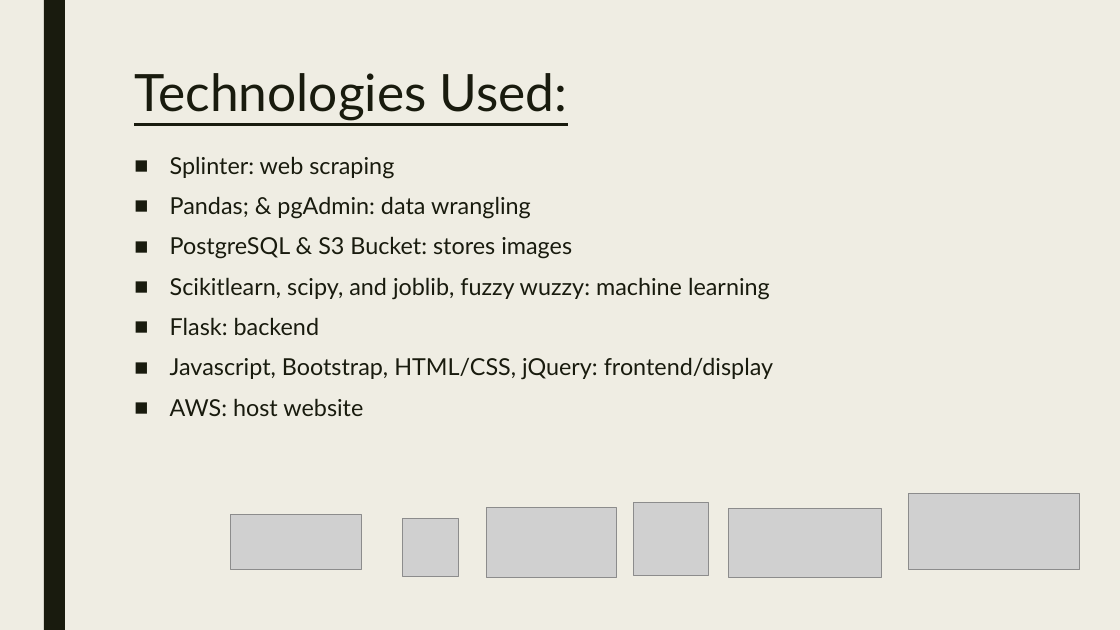
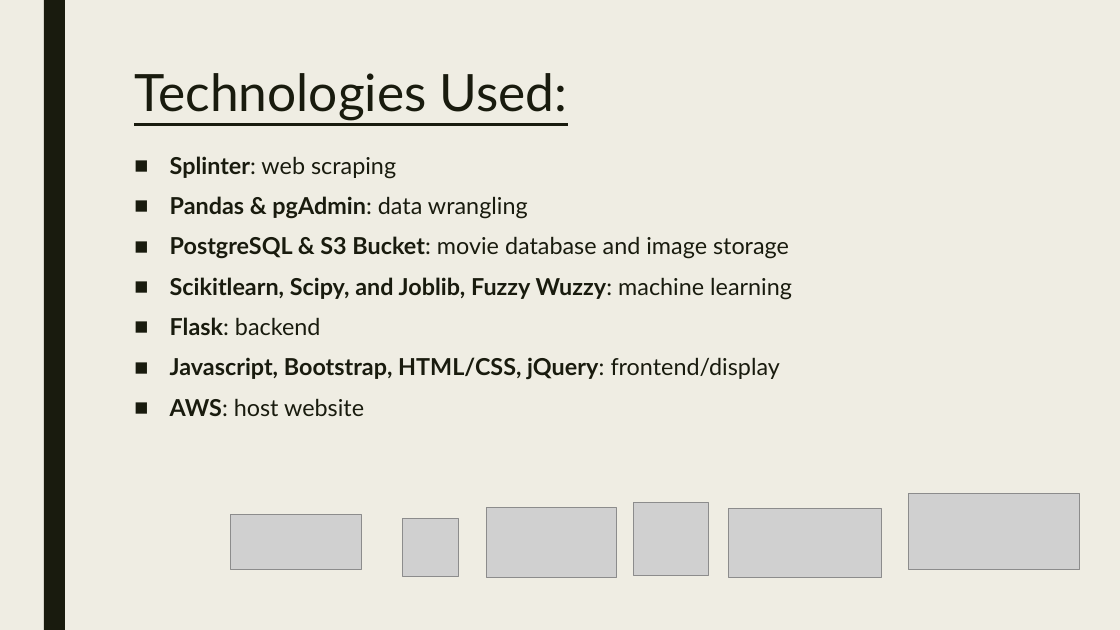
Before and after one commit to theodoremoreland/MovieIon, a slide deck: slide 3 of Movie matchmaker.pptx. Drawn at 1120x630 pixels with LibreOffice and Linux fonts; fonts in the diff are those of the drawing; grey boxes stand for pictures. Boxes give left, top, right and bottom in pixels: in the first picture for what was removed or moved away, otherwise in the second. Text is boxed around its words. In the diff, an @@ line names an element or a change of style, - is before the commit and + after.

Commit message:
Add files via upload
revised again

```diff
--- a/Movie matchmaker.pptx
+++ b/Movie matchmaker.pptx
@@ text at [170, 156, 780, 416]: bold on in "Splinter:", "Flask:", "Javascript, Bootstrap, HTML/CSS, jQuery:", "AWS:" @@
@@ text at [170, 196, 792, 300]: text changed; bold on @@
-■ Pandas; & pgAdmin: data wrangling
-■ PostgreSQL & S3 Bucket: stores images
-■ Scikitlearn, scipy, and joblib, fuzzy wuzzy: machine learning
+■ Pandas & pgAdmin: data wrangling
+■ PostgreSQL & S3 Bucket: movie database and image storage
+■ Scikitlearn, Scipy, and Joblib, Fuzzy Wuzzy: machine learning
```
Also in this commit, not shown: 2 other slides changed, 3 slides added, 1 slide removed.
